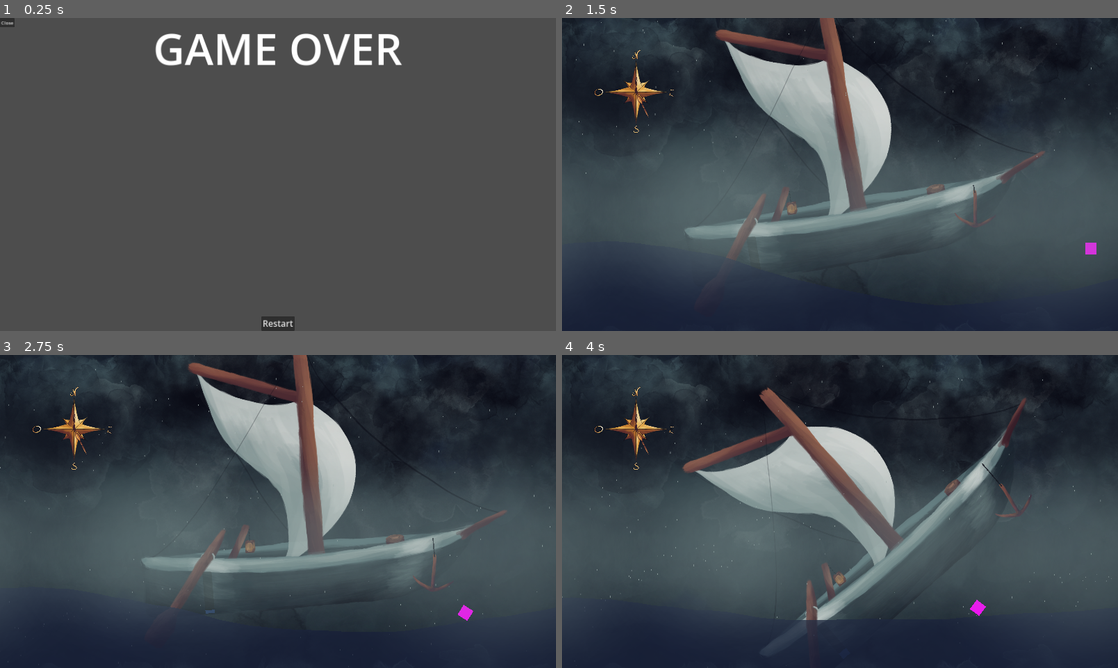
Above: before the commit, frames 1-4 (two rows, left to right).
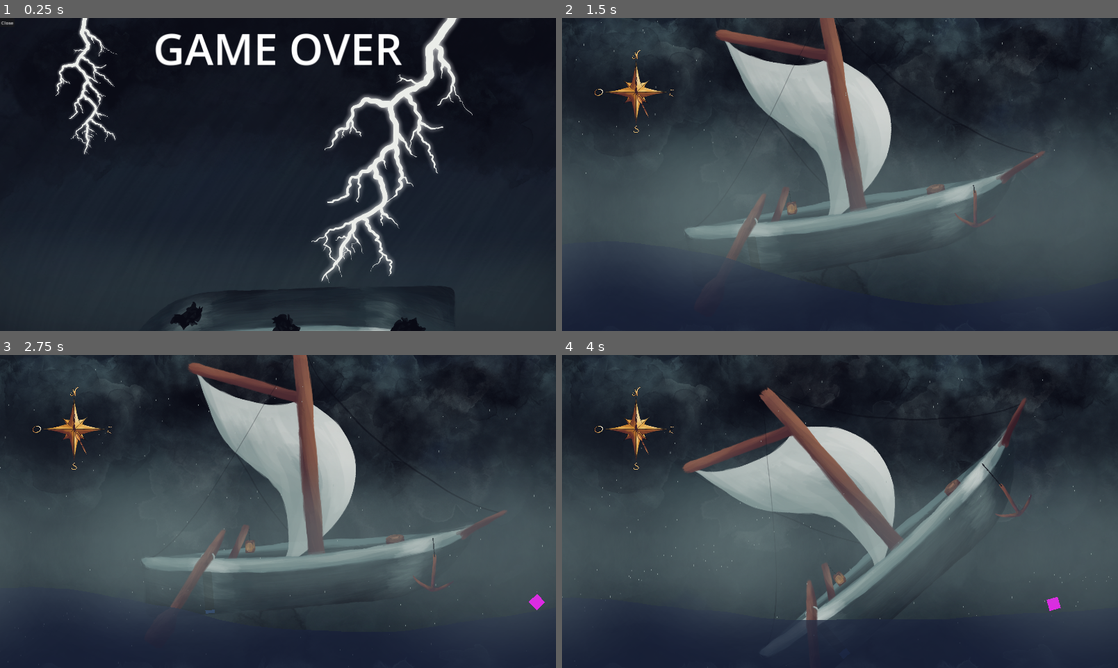
Above: after the commit, the same moments.

Repository: MarianPoirot/Skull-BonesImproved
Game: Godot game, scene res://Scenes/UI/Ending.tscn
Two runs of this game, one before a commit and one after it. Both use one fixed random seed, a clock stepped at 60 frames per second and the inputs below. This scene is started directly instead of the project's main scene.
Inputs (mouse positions are in pixels of both pictures, inside the frame that each line leads up to):
- Up to frame 1 (0.25 s): no input
- Up to frame 2 (1.5 s): click "Restart" at 0.5 s; move the mouse to (845, 196) at 1.27 s; hold Left (SteerRight) from 1.28 s (still down); hold E (Boost) from 1.28 s (still down); click (845, 196) at 1.42 s
- Up to frame 3 (2.75 s): move the mouse to (205, 448) at 2.02 s; release Left (SteerRight) at 2.03 s; release E (Boost) at 2.03 s; hold Right (SteerLeft) from 2.03 s (still down); right-click (205, 448) at 2.1 s; click (205, 448) at 2.17 s
- Up to frame 4 (4 s): move the mouse to (856, 486) at 2.77 s; release Right (SteerLeft) at 2.78 s; press the mouse at (856, 486) at 2.78 s; hold Left (SteerRight) from 2.78 s (still down); move the mouse to (890, 586) at 3.52 s; release the mouse at (890, 586) at 3.53 s; tap D (qte d) at 3.6 s; click (890, 586) at 3.67 s

The runs differ from the first frame. In frame 1, 96% of the frame differs, in the area x 0-100%, y 0-100%; in frame 2, less than 0.1%; in frame 3, 0.2%; in frame 4, 0.2%.

Commit message:
begin the end

Diff:
--- a/Scenes/UI/Ending.tscn
+++ b/Scenes/UI/Ending.tscn
@@ -1,13 +1,17 @@
-[gd_scene load_steps=2 format=3 uid="uid://dtoukk1xk1r2v"]
+[gd_scene load_steps=6 format=3 uid="uid://dtoukk1xk1r2v"]
 
 [ext_resource type="Script" path="res://scripts/UI/Ending.gd" id="1_xmse4"]
+[ext_resource type="Texture2D" uid="uid://ctx4trfpeyldt" path="res://Assets/Sprites/Backgrounds/background.png" id="2_1prmi"]
+[ext_resource type="Texture2D" uid="uid://drwkicv4gairy" path="res://Assets/Sprites/Backgrounds/lightning.png" id="3_hwuok"]
+[ext_resource type="Texture2D" uid="uid://dcahedvhbjv7j" path="res://Assets/Sprites/Sailboat/hull.png" id="4_37ioj"]
+[ext_resource type="Texture2D" uid="uid://bu32prltsa12" path="res://Assets/Sprites/Sailboat/hole.png" id="5_bd38a"]
 
 [node name="Ending" type="CanvasLayer"]
 script = ExtResource("1_xmse4")
 
 [node name="Background" type="Sprite2D" parent="."]
-position = Vector2(587, 331)
-scale = Vector2(0.7, 0.7)
+position = Vector2(960, 540)
+texture = ExtResource("2_1prmi")
 
 [node name="GameOver" type="Label" parent="."]
 anchors_preset = 5
@@ -40,5 +44,37 @@
 offset_bottom = 8.0
 text = "Close"
 
+[node name="Lightning" type="Sprite2D" parent="."]
+position = Vector2(1363, 427)
+texture = ExtResource("3_hwuok")
+
+[node name="boat" type="Sprite2D" parent="."]
+position = Vector2(1032, 1363)
+rotation = 3.11716
+texture = ExtResource("4_37ioj")
+
+[node name="Sprite2D" type="Sprite2D" parent="boat"]
+position = Vector2(374.823, 339.259)
+rotation = 2.75238
+texture = ExtResource("5_bd38a")
+
+[node name="Sprite2D2" type="Sprite2D" parent="boat"]
+position = Vector2(-382.096, 285.75)
+texture = ExtResource("5_bd38a")
+
+[node name="Sprite2D3" type="Sprite2D" parent="boat"]
+position = Vector2(30.0257, 285.819)
+rotation = 0.837758
+scale = Vector2(1.2, 1.2)
+skew = -0.383972
+texture = ExtResource("5_bd38a")
+
+[node name="Lightning2" type="Sprite2D" parent="."]
+position = Vector2(300, 214)
+rotation = -0.359538
+scale = Vector2(0.5, 0.5)
+skew = -0.118682
+texture = ExtResource("3_hwuok")
+
 [connection signal="button_down" from="RestartButton" to="." method="_on_restart_button_button_down"]
 [connection signal="button_down" from="CloseButton" to="." method="_on_close_button_button_down"]
--- a/Scenes/UI/Main.tscn
+++ b/Scenes/UI/Main.tscn
@@ -78,7 +78,7 @@
 script = ExtResource("12_0b1qk")
 
 [node name="Obstacle" parent="Obstacles" instance=ExtResource("2_024b2")]
-position = Vector2(846, 373)
+position = Vector2(1083, 500)
 
 [connection signal="WindChanges" from="." to="Ship" method="_on_main_wind_changes"]
 [connection signal="WindChanges" from="." to="UI/WindCompass" method="_on_main_wind_changes"]
--- /dev/null
+++ b/Scenes/UI/end_goal.tscn
@@ -0,0 +1,22 @@
+[gd_scene load_steps=4 format=3 uid="uid://dht2lc821gnsx"]
+
+[ext_resource type="Script" path="res://Scripts/UI/end_goal.gd" id="1_b1xxw"]
+[ext_resource type="Texture2D" uid="uid://cjx5els2ky68s" path="res://Assets/Sprites/Backgrounds/island.png" id="1_ukq3q"]
+
+[sub_resource type="RectangleShape2D" id="RectangleShape2D_u20ji"]
+
+[node name="EndGoal" type="Node2D"]
+script = ExtResource("1_b1xxw")
+
+[node name="Area2D" type="Area2D" parent="."]
+collision_layer = 0
+
+[node name="CollisionShape2D" type="CollisionShape2D" parent="Area2D"]
+scale = Vector2(100, 100)
+shape = SubResource("RectangleShape2D_u20ji")
+
+[node name="Sprite2D" type="Sprite2D" parent="."]
+position = Vector2(965, 0)
+texture = ExtResource("1_ukq3q")
+
+[connection signal="body_entered" from="Area2D" to="." method="_on_area_2d_body_entered"]
--- /dev/null
+++ b/Scenes/UI/good_ending.tscn
@@ -0,0 +1,8 @@
+[gd_scene load_steps=2 format=3 uid="uid://j28jx21j6ypx"]
+
+[ext_resource type="Texture2D" uid="uid://crhnoy61f8fwo" path="res://Assets/Sprites/Backgrounds/end.png" id="1_tcpoa"]
+
+[node name="GoodEnding" type="Node2D"]
+
+[node name="Sprite2D" type="Sprite2D" parent="."]
+texture = ExtResource("1_tcpoa")
--- /dev/null
+++ b/Scripts/UI/end_goal.gd
@@ -0,0 +1,15 @@
+extends Node2D
+
+
+# Called when the node enters the scene tree for the first time.
+func _ready():
+	pass # Replace with function body.
+
+
+# Called every frame. 'delta' is the elapsed time since the previous frame.
+func _process(delta):
+	pass
+
+
+func _on_area_2d_body_entered(body):
+	pass # Replace with function body.
Not shown, added: Assets/Sprites/Backgrounds/end.png.import
Not shown, added: Assets/Sprites/Backgrounds/island.png.import
